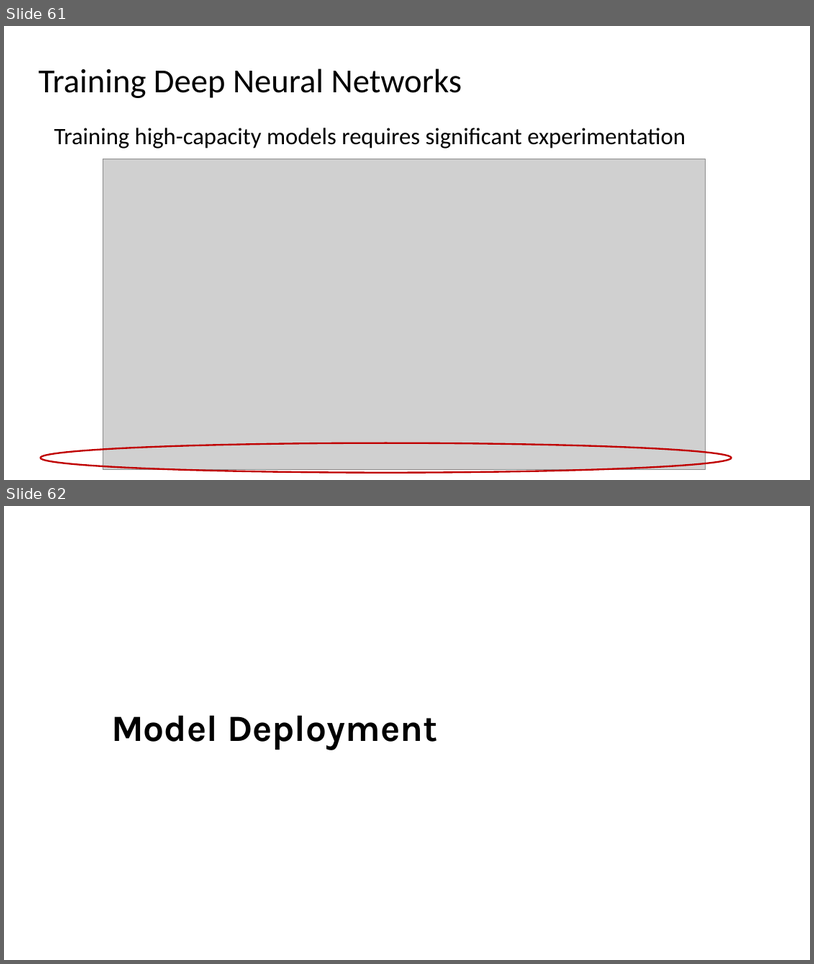
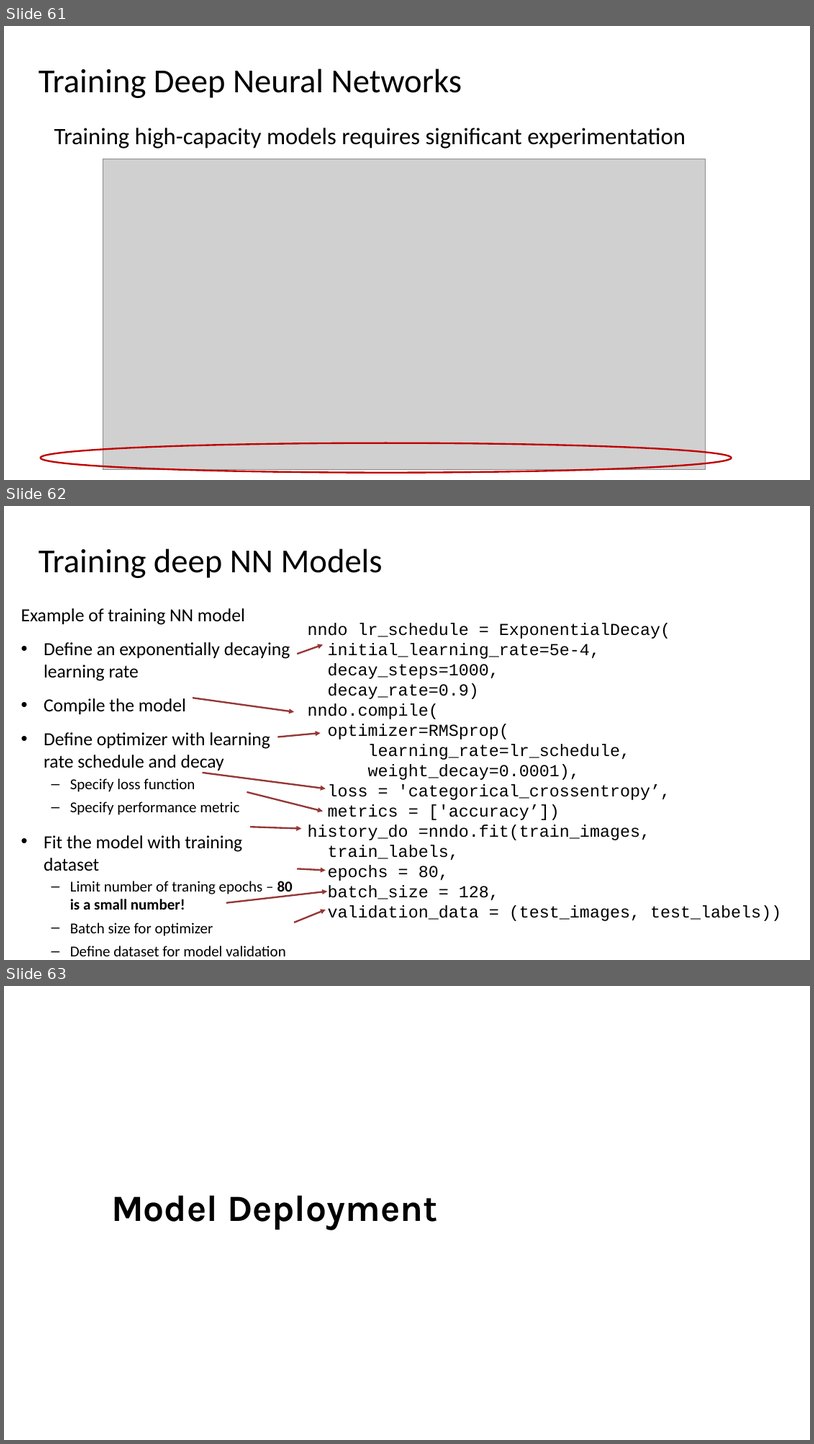
Before and after one commit to StephenElston/CSCI-E25, a slide deck: Slides/5_BuildingBlocksOfDeepLearning.pptx. Shown one above the other, each under a label of ours: slides 61 and 62 before the commit, slides 61, 62 and 63 after it. The pictures are 814x964 and 814x1444 pixels, drawn with LibreOffice and Linux fonts; fonts in the diff are those of the drawing; grey boxes stand for pictures. Boxes give left, top, right and bottom in pixels: in the first picture for what was removed or moved away, otherwise in the second. Text is boxed around its words. In the diff, an @@ line names an element or a change of style, - is before the commit and + after.

Commit message:
Updates to slides, annimations, added example and reorganized sldies

```diff
--- a/Slides/5_BuildingBlocksOfDeepLearning.pptx
+++ b/Slides/5_BuildingBlocksOfDeepLearning.pptx
@@ slide 62 added at <box>4,506,810,960</box>, background #FFFFFF @@
@@ title added at <box>39,548,383,578</box>, 40 pt, text #000000 @@
+Training deep NN Models
@@ text added at <box>21,608,293,936</box>, 22 pt, text #000000 @@
+Example of training NN model
+• Define an exponentially decaying learning rate
+• Compile the model
+• Define optimizer with learning rate schedule and decay
+  – Specify loss function
+  – Specify performance metric
+• Fit the model with training dataset
+  – Limit number of traning epochs – 80 is a small number!
+  – Batch size for optimizer
+  – Define dataset for model validation
@@ text added at <box>308,623,782,921</box>, 20 pt, text #000000 @@
+nndo lr_schedule = ExponentialDecay(
+initial_learning_rate=5e-4,
+decay_steps=1000,
+decay_rate=0.9)
+nndo.compile(
+optimizer=RMSprop(
+learning_rate=lr_schedule,
+weight_decay=0.0001),
+loss = 'categorical_crossentropy’,
+metrics = ['accuracy’])
+history_do =nndo.fit(train_images,
+train_labels,
+epochs = 80,
+batch_size = 128,
+validation_data = (test_images, test_labels))
@@ arrow added from (298, 654) to (323, 644), #953735 2 pt @@
@@ arrow added from (193, 698) to (294, 712), #953735 2 pt @@
@@ arrow added from (278, 737) to (320, 733), #953735 2 pt @@
@@ arrow added from (203, 772) to (326, 788), #953735 2 pt @@
@@ arrow added from (247, 792) to (323, 811), #953735 2 pt @@
@@ arrow added from (250, 826) to (301, 829), #953735 2 pt @@
@@ arrow added from (298, 868) to (326, 870), #953735 2 pt @@
@@ arrow added from (226, 903) to (328, 891), #953735 2 pt @@
@@ arrow added from (294, 922) to (326, 909), #953735 2 pt @@
@@ what was slide 62 is now slide 63 @@
```
Also in this commit, not shown: 5 slides changed.
